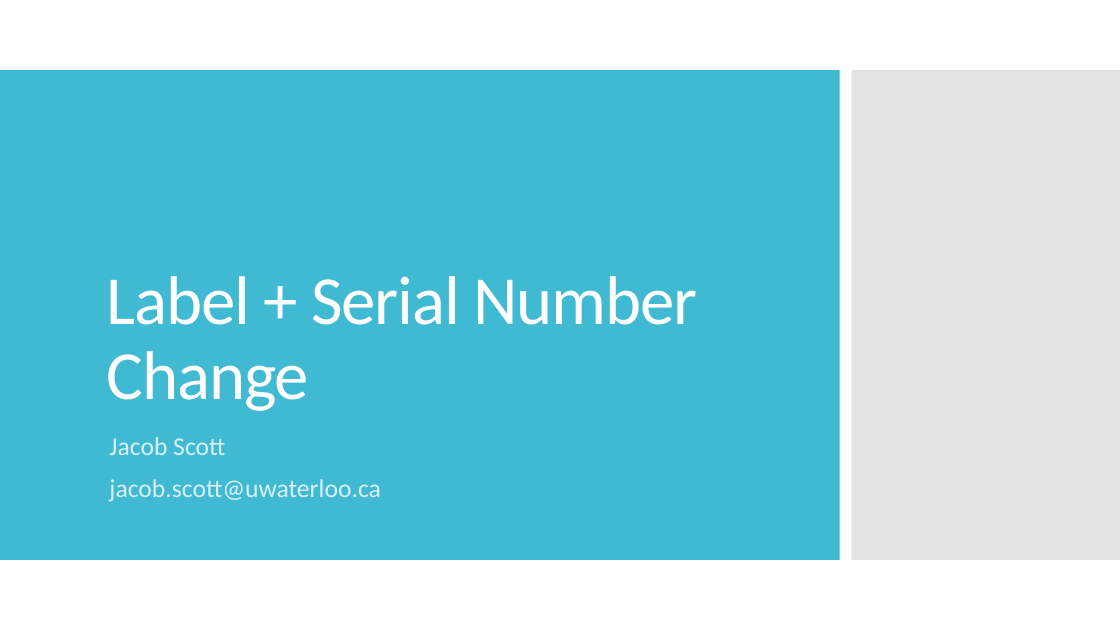
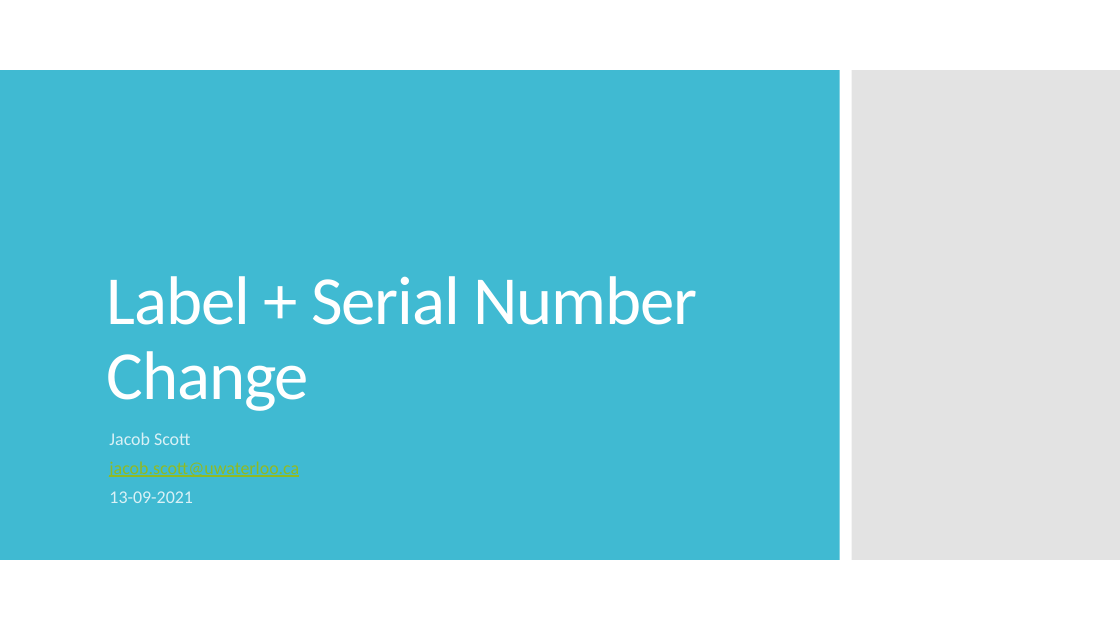
Before and after one commit to pixustechnologies/labelSerialNumberProject, a slide deck: slide 1 of LabelSerialNumberChangeProposal.pptx. Drawn at 1120x630 pixels with LibreOffice and Linux fonts; fonts in the diff are those of the drawing. Boxes give left, top, right and bottom in pixels: in the first picture for what was removed or moved away, otherwise in the second. Text is boxed around its words. In the diff, an @@ line names an element or a change of style, - is before the commit and + after.

```diff
--- a/LabelSerialNumberChangeProposal.pptx
+++ b/LabelSerialNumberChangeProposal.pptx
@@ subtitle at bbox=[109, 432, 299, 477]: size 22 to 15.4 pt in "Jacob Scott", "jacob.scott@uwaterloo.ca"; text colour #D9F1F6 to #90BB23, underline on in "jacob.scott@uwaterloo.ca"; line spacing 0.9 to 0.7 @@
@@ subtitle at bbox=[109, 491, 193, 503]: paragraph added @@
+13-09-2021
```
Also in this commit, not shown: 3 other slides changed, 7 slides added, 5 other files.
